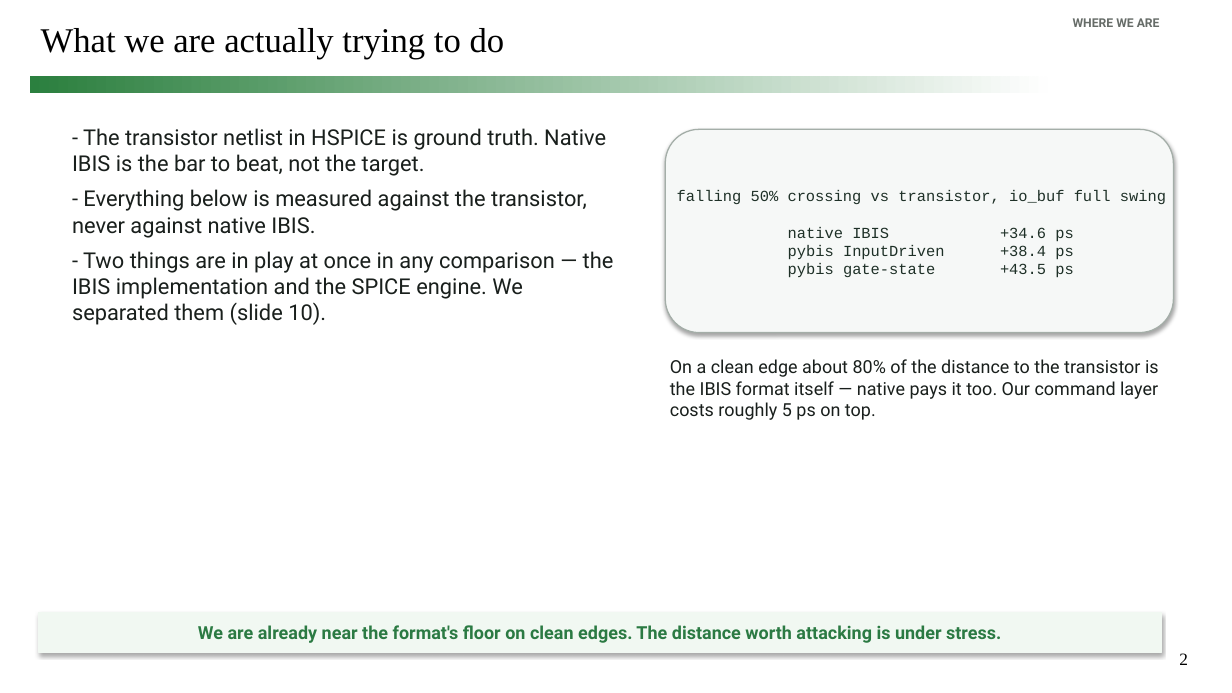
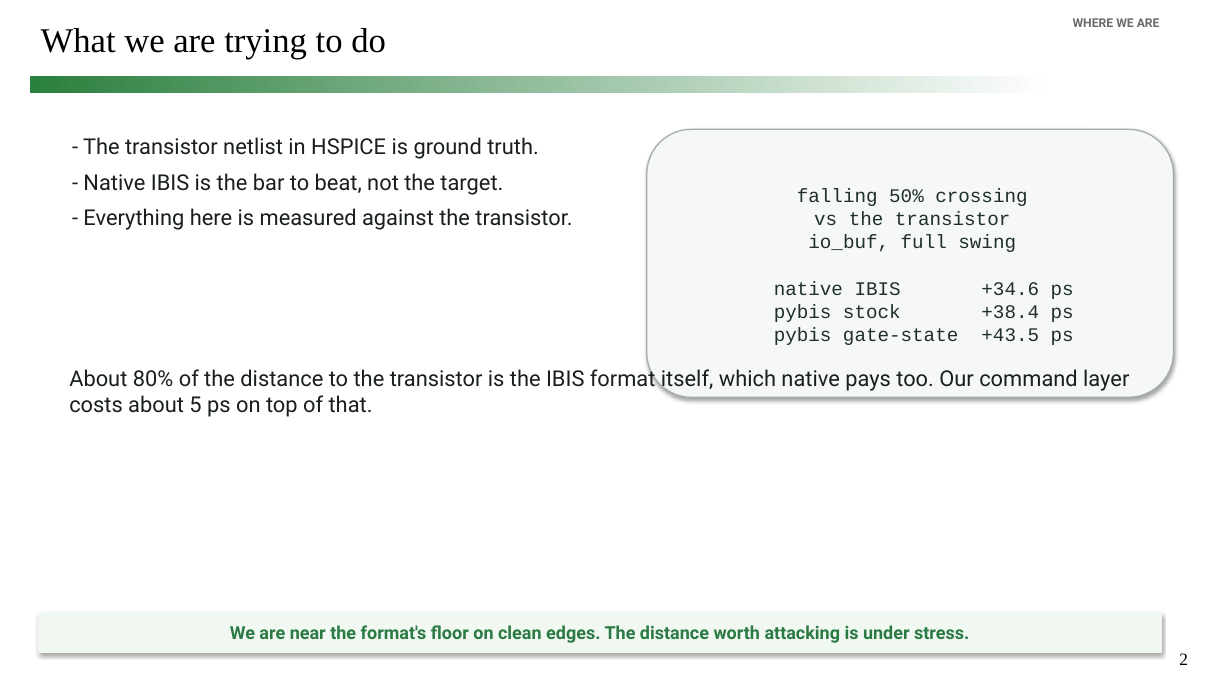
Before and after one commit to simon9721/ibis_comparison, a slide deck: slide 2 of results/meeting_deck_2026-09-04/ibis_pybis_status_2026-09-04.pptx. Drawn at 1232x693 pixels with LibreOffice and Linux fonts; fonts in the diff are those of the drawing. Boxes give left, top, right and bottom in pixels: in the first picture for what was removed or moved away, otherwise in the second. Text is boxed around its words. In the diff, an @@ line names an element or a change of style, - is before the commit and + after.

```diff
--- a/results/meeting_deck_2026-09-04/ibis_pybis_status_2026-09-04.pptx
+++ b/results/meeting_deck_2026-09-04/ibis_pybis_status_2026-09-04.pptx
@@ title at (x1=41, y1=28, x2=386, y2=58): text changed @@
-What we are actually trying to do
+What we are trying to do
@@ text at (x1=83, y1=137, x2=572, y2=230): text changed @@
-- The transistor netlist in HSPICE is ground truth. Native IBIS is the bar to beat, not the target.
-- Everything below is measured against the transistor, never against native IBIS.
-- Two things are in play at once in any comparison — the IBIS implementation and the SPICE engine. We separated them (slide 10).
+- The transistor netlist in HSPICE is ground truth.
+- Native IBIS is the bar to beat, not the target.
+- Everything here is measured against the transistor.
@@ rounded rectangle "falling 50% crossing vs the ..." resized from (x1=665, y1=129, x2=1174, y2=333) to (x1=647, y1=129, x2=1174, y2=397) @@
@@ text in rounded rectangle at (x1=774, y1=189, x2=1074, y2=345): text changed; size 12 to 15 pt @@
-falling 50% crossing vs transistor, io_buf full swing
-native IBIS +34.6 ps
-pybis InputDriven +38.4 ps
-pybis gate-state +43.5 ps
+falling 50% crossing
+vs the transistor
+io_buf, full swing
+native IBIS +34.6 ps
+pybis stock +38.4 ps
+pybis gate-state +43.5 ps
@@ text at (x1=69, y1=366, x2=1129, y2=417): text changed; size 14 to 17 pt @@
-On a clean edge about 80% of the distance to the transistor is the IBIS format itself — native pays it too. Our command layer costs roughly 5 ps on top.
+About 80% of the distance to the transistor is the IBIS format itself, which native pays too. Our command layer costs about 5 ps on top of that.
@@ text in rectangle at (x1=230, y1=625, x2=969, y2=643): text changed @@
-We are already near the format's floor on clean edges. The distance worth attacking is under stress.
+We are near the format's floor on clean edges. The distance worth attacking is under stress.
```
Also in this commit, not shown: 12 other slides changed, 2 slides added, 1 slide removed, 9 other files.
